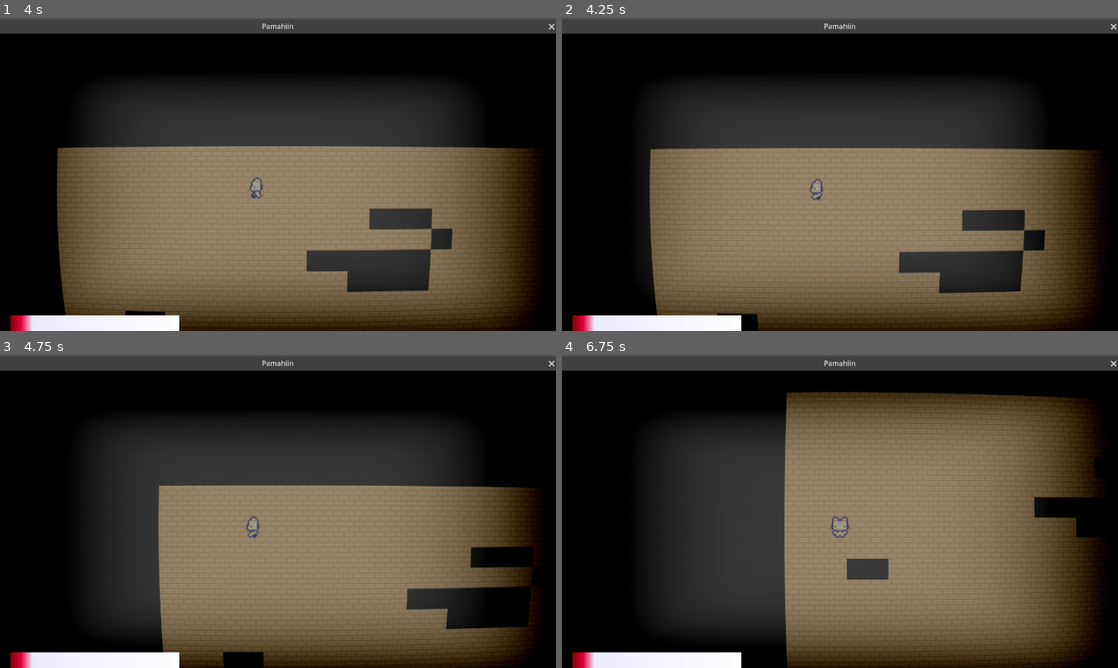
Above: before the commit, frames 1-4 (two rows, left to right).
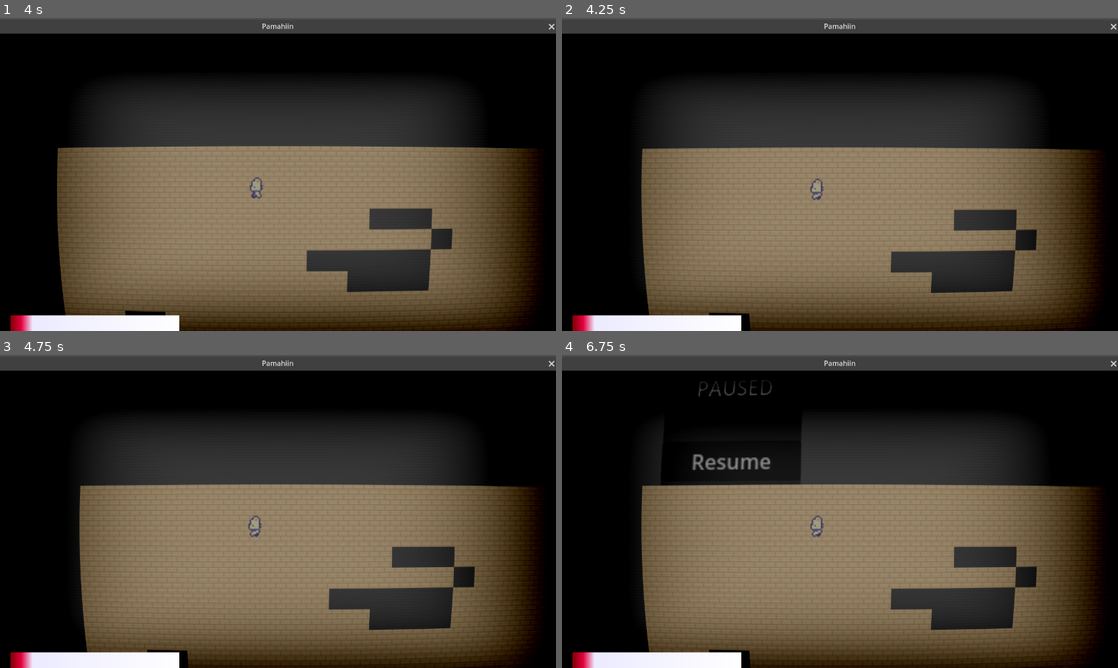
Above: after the commit, the same moments.

Repository: DaLouuu/GAMEDES-Final-Game-Project
Game: Godot game, scene res://root.tscn
Same seed, same stepped clock (60 frames per second), same inputs: the game is played once before the commit and once after it.
Inputs (mouse positions are in pixels of both pictures, inside the frame that each line leads up to):
- Up to frame 1 (4 s): move the mouse to (400, 158) at 0.52 s; hold D (right) 0.53-1.28 s; tap E (interact) at 0.6, 2.1, 3.6 s; click (400, 158) at 0.67 s; move the mouse to (166, 190) at 1.27 s; hold S (down) 1.28-2.03 s; tap Shift (sprint) at 1.35, 2.85 s; move the mouse to (333, 105) at 2.02 s; hold D (right) 2.03-2.78 s; move the mouse to (250, 237) at 2.77 s; hold W (up) 2.78-3.53 s; click (250, 237) at 2.92 s; move the mouse to (444, 221) at 3.52 s; hold A (left) from 3.53 s (still down)
- Up to frame 2 (4.25 s): keep holding A (left); tap F1 (cheat_menu) at 4.15 s
- Up to frame 3 (4.75 s): keep holding A (left); move the mouse to (111, 464) at 4.27 s; tap Shift (sprint) at 4.35 s
- Up to frame 4 (6.75 s): tap I (inventory_menu) at 4.9 s; move the mouse to (867, 511) at 5.02 s; release A (left) at 5.03 s; hold S (down) 5.03-5.75 s; tap E (interact) at 5.1 s; click (867, 511) at 5.17 s; tap Escape (pause_menu, bound only before the commit) at 5.65 s; click (728, 458) at 5.75 s, where only the run after the commit has a clickable "Resume"; click (728, 633) at 6.5 s, where only the run after the commit has a clickable "Main Menu"

Frame 1 is identical in both runs. In frame 2, 2.0% of the frame differs, in the area x 14-95%, y 41-100%; in frame 3, 14%; in frame 4, 39%, in the area x 14-97%, y 8-100%.

Commit message:
add exit menu and partial inventory menu

Diff:
--- a/pamahiin/dev/dana's_testing_stuff/TestScene.tscn
+++ b/pamahiin/dev/dana's_testing_stuff/TestScene.tscn
@@ -1,14 +1,14 @@
-[gd_scene load_steps=5 format=3 uid="uid://cowtkfl77v062"]
+[gd_scene load_steps=4 format=3 uid="uid://cowtkfl77v062"]
 
 [ext_resource type="Script" uid="uid://khbu468b03br" path="res://utils-scripts/GameController.gd" id="1_g5kj1"]
 [ext_resource type="PackedScene" uid="uid://cbiyjqctoq0j3" path="res://dev/character/player/player_cat.tscn" id="2_tvc0n"]
-[ext_resource type="PackedScene" uid="uid://dm1svngkxgtnm" path="res://utils/menus/cheats/cheat_menu.tscn" id="3_4oscx"]
 [ext_resource type="PackedScene" uid="uid://bsgk4iyfgu77y" path="res://dev/character/sanity_component/sanity_ui_component.tscn" id="4_q3r7k"]
 
 [node name="TestScene" type="Node2D"]
 
-[node name="GameController" type="Node" parent="." node_paths=PackedStringArray("world_2d")]
+[node name="GameController" type="Node" parent="." node_paths=PackedStringArray("gui", "world_2d")]
 script = ExtResource("1_g5kj1")
+gui = NodePath("../CanvasLayer/Control")
 world_2d = NodePath("World2D")
 metadata/_custom_type_script = "uid://khbu468b03br"
 
@@ -19,7 +19,13 @@
 [node name="CanvasLayer" type="CanvasLayer" parent="."]
 layer = 5
 
-[node name="Control" parent="CanvasLayer" instance=ExtResource("3_4oscx")]
-
 [node name="SanityUIComponent" parent="CanvasLayer" instance=ExtResource("4_q3r7k")]
 mouse_filter = 2
+
+[node name="Control" type="Control" parent="CanvasLayer"]
+layout_mode = 3
+anchors_preset = 15
+anchor_right = 1.0
+anchor_bottom = 1.0
+grow_horizontal = 2
+grow_vertical = 2
--- a/pamahiin/project.godot
+++ b/pamahiin/project.godot
@@ -68,7 +68,7 @@
 "events": [Object(InputEventKey,"resource_local_to_scene":false,"resource_name":"","device":-1,"window_id":0,"alt_press …(195 unchanged characters)…
 ]
 }
-pause_menu={
+exit_menu={
 "deadzone": 0.2,
 "events": [Object(InputEventKey,"resource_local_to_scene":false,"resource_name":"","device":-1,"window_id":0,"alt_press …(195 unchanged characters)…
 ]
--- a/pamahiin/utils-scripts/GameController.gd
+++ b/pamahiin/utils-scripts/GameController.gd
@@ -5,11 +5,20 @@
 @export var world_2d: Node2D
 
 var player: CharacterBody2D
-
 var curr_2d_scene: Node = null
 var curr_gui_scene: Node = null
 
+# --- Dynamic Menus ---
+var exit_menu: Control
+var cheat_menu: Control
+var inventory_menu: Control
+
 signal hostiles_toggled(enabled: bool)
+
+# --- Preloads for Dynamic Instancing ---
+const ExitMenuScene := preload("res://utils/menus/exit_menu.tscn")
+const CheatMenuScene := preload("res://utils/menus/cheats/cheat_menu.tscn")
+const InventoryMenuScene := preload("res://utils/menus/inventory_menu.tscn")
 
 # ---------------------------------------
 # Initialization
@@ -17,7 +26,7 @@
 func _ready() -> void:
 	Global.game_controller = self
 
-	await get_tree().process_frame  # wait one frame to let Player load
+	await get_tree().process_frame
 	player = get_node_or_null("World2D/Player")
 
 	if player:
@@ -27,17 +36,59 @@
 		push_warning("⚠️ Player not found in GameController at startup.")
 
 	change_2d_scene("res://dev/paul's do not touch/test_church.tscn")
+	add_to_group("game_controller")
 
-	add_to_group("game_controller")
+	# 🆕 Dynamically add menus
+	_create_exit_menu()
+	_create_cheat_menu()
+	_create_inventory_menu()
+
+# ---------------------------------------
+# Menu Creation Functions
+# ---------------------------------------
+func _create_exit_menu() -> void:
+	exit_menu = ExitMenuScene.instantiate()
+	gui.add_child(exit_menu)
+
+	# Connect signals
+	exit_menu.resumed.connect(_on_game_resumed)
+	exit_menu.main_menu.connect(_on_main_menu_pressed)
+	exit_menu.quit_game.connect(_on_quit_game_pressed)
+
+	exit_menu.visible = false
+	print("✅ Exit Menu loaded dynamically.")
+
+func _create_cheat_menu() -> void:
+	cheat_menu = CheatMenuScene.instantiate()
+	gui.add_child(cheat_menu)
+	cheat_menu.visible = false
+	print("✅ Cheat Menu loaded dynamically.")
+
+func _create_inventory_menu() -> void:
+	inventory_menu = InventoryMenuScene.instantiate()
+	gui.add_child(inventory_menu)
+	inventory_menu.visible = false
+	print("✅ Inventory Menu placeholder loaded (hidden).")
+
+# ---------------------------------------
+# Exit Menu Signal Callbacks
+# ---------------------------------------
+func _on_game_resumed() -> void:
+	print("▶ Game resumed.")
+	get_tree().paused = false
+
+func _on_main_menu_pressed() -> void:
+	print("🏠 Returning to main menu...")
+	get_tree().paused = false
+	# get_tree().change_scene_to_file("res://scenes/main_menu.tscn")
+
+func _on_quit_game_pressed() -> void:
+	print("❌ Quitting game...")
+	get_tree().quit()
 
 # ---------------------------------------
 # Scene Management
 # ---------------------------------------
-func change_gui_scene(_new_scene: String, _load_state: EnumsRef.SceneLoadState = EnumsRef.SceneLoadState.DELETE) -> void:
-	# Placeholder for future GUI swapping logic
-	return
-
-
 func change_2d_scene(new_scene: String, _load_state: EnumsRef.SceneLoadState = EnumsRef.SceneLoadState.DELETE) -> void:
 	if curr_2d_scene:
 		match _load_state:
@@ -52,9 +103,7 @@
 	world_2d.add_child(new_scene_instance)
 	curr_2d_scene = new_scene_instance
 
-	# ---- PLAYER HANDLING ----
 	if player:
-		# Find the spawn marker in the new scene
 		var spawn_marker = new_scene_instance.get_node_or_null("Marker2D-SpawnP")
 		if spawn_marker:
 			player.global_position = spawn_marker.global_position
@@ -66,37 +115,11 @@
 		push_error("Player not initialized in GameController.")
 
 # ---------------------------------------
-# Hostile Management
+# Utility Functions
 # ---------------------------------------
 func set_hostiles_enabled(enabled: bool) -> void:
 	print("Hostiles enabled:", enabled)
 	for node in world_2d.get_children():
 		if node.is_in_group("Enemies"):
 			node.process_mode = Node.PROCESS_MODE_ALWAYS if enabled else Node.PROCESS_MODE_DISABLED
-
 	emit_signal("hostiles_toggled", enabled)
-
-# ---------------------------------------
-# Utility Functions
-# ---------------------------------------
-func heal_player_sanity(amount: int = -1) -> void:
-	if not player:
-		push_warning("heal_player_sanity() called but player not found.")
-		return
-	if amount == -1:
-		player.sanity = player.max_sanity
-	else:
-		player.sanity = min(player.sanity + amount, player.max_sanity)
-	player.emit_signal("sanity_changed", player.sanity)
-
-
-func teleport_player_to_marker(marker_name: String) -> void:
-	if not player or not curr_2d_scene:
-		push_warning("teleport_player_to_marker(): Player or scene missing.")
-		return
-	var marker = curr_2d_scene.get_node_or_null(marker_name)
-	if marker:
-		player.global_position = marker.global_position
-		print("Teleported player to marker:", marker_name)
-	else:
-		push_warning("Marker '%s' not found in current scene." % marker_name)
--- a/pamahiin/utils-scripts/menus/exit_menu.gd
+++ b/pamahiin/utils-scripts/menus/exit_menu.gd
@@ -1,15 +1,41 @@
 extends MenuBase
 
-@onready var resume_button = $Panel/VBoxContainer/Resume
-@onready var settings_button = $Panel/VBoxContainer/Settings
-@onready var exit_button = $Panel/VBoxContainer/Exit
+@onready var resume_button = $CenterContainer/Panel/PanelContainer/VBoxContainer/Resume
+@onready var main_menu_button = $CenterContainer/Panel/PanelContainer/VBoxContainer/"Main Menu"
+@onready var quit_button = $CenterContainer/Panel/PanelContainer/VBoxContainer/Quit
+@onready var volume_slider = $CenterContainer/Panel/PanelContainer/VBoxContainer/VBoxContainer/HSlider
+
+signal resumed
+signal main_menu
+signal quit_game
 
 func _ready():
-	super._ready()
-	resume_button.pressed.connect(close)
-	settings_button.pressed.connect(func(): print("Settings pressed"))
-	exit_button.pressed.connect(func(): get_tree().quit())
+	super._ready()  # Important: keeps process active while paused + hides initially
+
+	# Connect signals
+	resume_button.pressed.connect(_on_resume_pressed)
+	main_menu_button.pressed.connect(_on_main_menu_pressed)
+	quit_button.pressed.connect(_on_quit_pressed)
+	volume_slider.value_changed.connect(_on_volume_changed)
+
+func _on_resume_pressed():
+	close()
+	emit_signal("resumed")
+
+func _on_main_menu_pressed():
+	get_tree().paused = false
+	emit_signal("main_menu")
+
+func _on_quit_pressed():
+	get_tree().paused = false
+	emit_signal("quit_game")
+	get_tree().quit()
+
+func _on_volume_changed(value: float):
+	var master_idx = AudioServer.get_bus_index("Master")
+	if master_idx >= 0:
+		AudioServer.set_bus_volume_db(master_idx, linear_to_db(value))
 
 func _process(_delta):
-	if Input.is_action_just_pressed("pause_menu"):
+	if Input.is_action_just_pressed("exit_menu"):
 		toggle()
--- a/pamahiin/utils-scripts/menus/inventory_menu.gd
+++ b/pamahiin/utils-scripts/menus/inventory_menu.gd
@@ -1,13 +1,29 @@
 extends MenuBase
 
-@onready var item_list = $Panel/ScrollContainer/ItemList
-@onready var close_button = $Panel/Close
+@onready var panel = $PanelContainer
+@onready var left_button = $HBoxContainer2/LeftButton  # Rename to "LeftButton" if desired
+@onready var right_button = $HBoxContainer2/RightButton
+@onready var slots_container = $VBoxContainer/HBoxContainer
+@onready var slot_sprites := [
+	slots_container.get_child(0),
+	slots_container.get_child(1),
+	slots_container.get_child(2),
+	slots_container.get_child(3)
+]
+
 var player
+var inventory := []
+var current_index := 0  # first visible slot index
 
 func _ready():
 	super._ready()
-	close_button.pressed.connect(close)
 	player = get_tree().get_first_node_in_group("Player")
+
+	left_button.pressed.connect(_on_left_pressed)
+	right_button.pressed.connect(_on_right_pressed)
+
+	visible = false
+	_update_display()
 
 func _process(_delta):
 	if Input.is_action_just_pressed("inventory_menu"):
@@ -15,11 +31,39 @@
 	if is_open:
 		_refresh_inventory()
 
+# --- Inventory Refresh ---
 func _refresh_inventory():
 	if not player or not player.has_variable("inventory"):
 		return
-	item_list.queue_free_children()
-	for item in player.inventory:
-		var label = Label.new()
-		label.text = str(item)
-		item_list.add_child(label)
+	inventory = player.inventory
+	_update_display()
+
+# --- Display Logic ---
+func _update_display():
+	# Hide all slots first
+	for i in range(slot_sprites.size()):
+		slot_sprites[i].texture = null
+		slot_sprites[i].modulate = Color(1, 1, 1, 0.3)  # dim if empty
+
+	# Fill visible slots (up to 4)
+	for i in range(4):
+		var inv_index = current_index + i
+		if inv_index < inventory.size():
+			var item = inventory[inv_index]
+			slot_sprites[i].modulate = Color(1, 1, 1, 1)
+			slot_sprites[i].texture = item.icon if item.has("icon") else null
+
+	# Update arrow visibility
+	left_button.modulate.a = 1.0 if current_index > 0 else 0.3
+	right_button.modulate.a = 1.0 if current_index + 4 < inventory.size() else 0.3
+
+# --- Navigation ---
+func _on_left_pressed():
+	if current_index > 0:
+		current_index -= 1
+		_update_display()
+
+func _on_right_pressed():
+	if current_index + 4 < inventory.size():
+		current_index += 1
+		_update_display()
--- /dev/null
+++ b/pamahiin/utils/menus/exit_menu.tscn
@@ -0,0 +1,74 @@
+[gd_scene load_steps=3 format=3 uid="uid://bfni5mfp5ofa5"]
+
+[ext_resource type="Script" uid="uid://dkgktkrejnwqo" path="res://utils-scripts/menus/exit_menu.gd" id="1_x0k64"]
+
+[sub_resource type="StyleBoxFlat" id="StyleBoxFlat_0uid0"]
+content_margin_left = 20.0
+content_margin_top = 20.0
+content_margin_right = 15.0
+content_margin_bottom = 15.0
+
+[node name="ExitMenu" type="Control"]
+process_mode = 3
+layout_mode = 3
+anchors_preset = 15
+anchor_right = 1.0
+anchor_bottom = 1.0
+grow_horizontal = 2
+grow_vertical = 2
+size_flags_horizontal = 0
+size_flags_vertical = 0
+script = ExtResource("1_x0k64")
+
+[node name="CenterContainer" type="CenterContainer" parent="."]
+layout_mode = 1
+anchors_preset = 15
+anchor_right = 1.0
+anchor_bottom = 1.0
+grow_horizontal = 2
+grow_vertical = 2
+
+[node name="Panel" type="Panel" parent="CenterContainer"]
+layout_mode = 2
+theme_override_styles/panel = SubResource("StyleBoxFlat_0uid0")
+
+[node name="PanelContainer" type="PanelContainer" parent="CenterContainer/Panel"]
+layout_mode = 1
+anchors_preset = 15
+anchor_right = 1.0
+anchor_bottom = 1.0
+grow_horizontal = 2
+grow_vertical = 2
+
+[node name="VBoxContainer" type="VBoxContainer" parent="CenterContainer/Panel/PanelContainer"]
+layout_mode = 2
+theme_override_constants/separation = 30
+alignment = 1
+
+[node name="Label" type="Label" parent="CenterContainer/Panel/PanelContainer/VBoxContainer"]
+layout_mode = 2
+text = "PAUSED"
+horizontal_alignment = 1
+
+[node name="Resume" type="Button" parent="CenterContainer/Panel/PanelContainer/VBoxContainer"]
+layout_mode = 2
+text = "Resume"
+
+[node name="VBoxContainer" type="VBoxContainer" parent="CenterContainer/Panel/PanelContainer/VBoxContainer"]
+layout_mode = 2
+
+[node name="Label" type="Label" parent="CenterContainer/Panel/PanelContainer/VBoxContainer/VBoxContainer"]
+layout_mode = 2
+text = "Audio Volume"
+horizontal_alignment = 1
+
+[node name="HSlider" type="HSlider" parent="CenterContainer/Panel/PanelContainer/VBoxContainer/VBoxContainer"]
+layout_mode = 2
+
+[node name="Main Menu" type="Button" parent="CenterContainer/Panel/PanelContainer/VBoxContainer"]
+layout_mode = 2
+text = "Main Menu"
+
+[node name="Quit" type="Button" parent="CenterContainer/Panel/PanelContainer/VBoxContainer"]
+layout_mode = 2
+text = "Quit"
--- /dev/null
+++ b/pamahiin/utils/menus/inventory_menu.tscn
@@ -0,0 +1,46 @@
+[gd_scene format=3 uid="uid://dmjnajqpacw4r"]
+
+[node name="InventoryMenu" type="Control"]
+layout_mode = 3
+anchors_preset = 15
+anchor_right = 1.0
+anchor_bottom = 1.0
+grow_horizontal = 2
+grow_vertical = 2
+
+[node name="HBoxContainer" type="HBoxContainer" parent="."]
+layout_mode = 1
+anchors_preset = -1
+anchor_left = 1.0
+anchor_top = 1.0
+anchor_right = 1.0
+anchor_bottom = 1.0
+offset_left = -170.0
+offset_top = -170.0
+offset_right = -20.0
+offset_bottom = -20.0
+
+[node name="LeftButton" type="Button" parent="HBoxContainer"]
+layout_mode = 2
+
+[node name="PanelContainer" type="PanelContainer" parent="HBoxContainer"]
+layout_mode = 2
+size_flags_horizontal = 3
+
+[node name="HBoxContainer" type="HBoxContainer" parent="HBoxContainer/PanelContainer"]
+layout_mode = 2
+
+[node name="TextureRect" type="TextureRect" parent="HBoxContainer/PanelContainer/HBoxContainer"]
+layout_mode = 2
+
+[node name="TextureRect2" type="TextureRect" parent="HBoxContainer/PanelContainer/HBoxContainer"]
+layout_mode = 2
+
+[node name="TextureRect3" type="TextureRect" parent="HBoxContainer/PanelContainer/HBoxContainer"]
+layout_mode = 2
+
+[node name="TextureRect4" type="TextureRect" parent="HBoxContainer/PanelContainer/HBoxContainer"]
+layout_mode = 2
+
+[node name="RightButton" type="Button" parent="HBoxContainer"]
+layout_mode = 2
